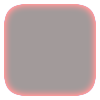
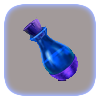
Layered file, before and after one edit (w=100, h=100). Changes by layer:
added layer "Layer 3 copy" above "Layer 3" over box(23, 17, 79, 81)
hid "Layer 2 copy" over box(4, 4, 96, 96)
